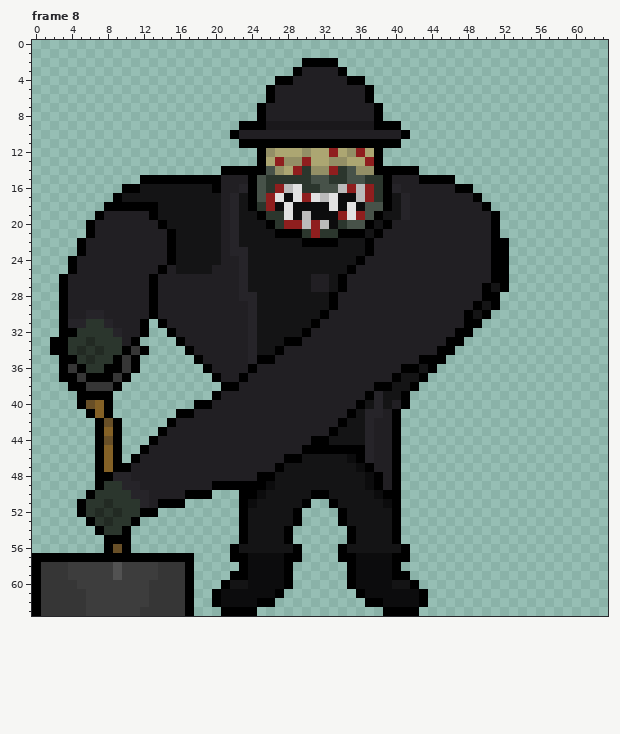
File history of a pixel-art file, Aseprite/GraveKeeper_Dig.aseprite. The first picture shows the starting point.
64x64 pixels, 10 frames. Colours within 5 levels of each other are drawn and written as one. Shown: frame 8. The commit also changed other frames, which this record leaves out.
And afterwards:
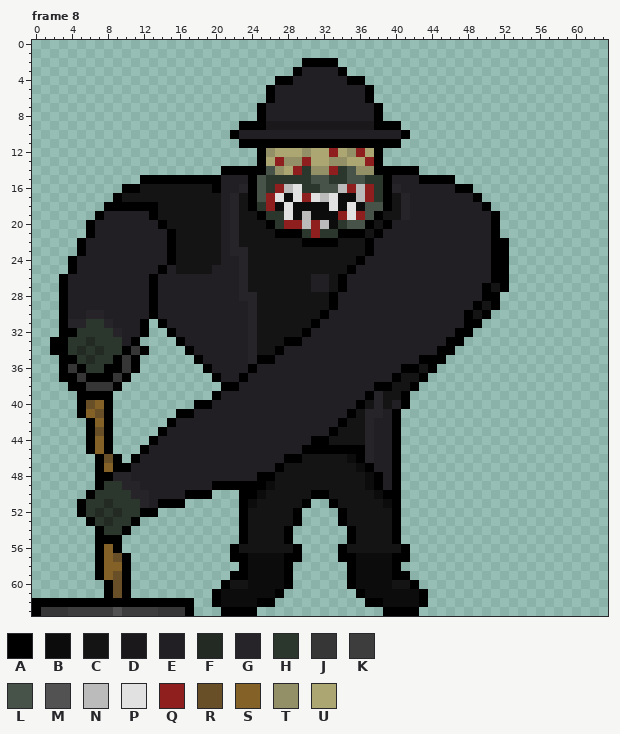
Palette (. is transparent): A #000000  B #0c0c0d  C #141415  D #1a181b  E #211f23  F #222a23  G #262429  H #2b362d  J #363636  K #3d3d3d  L #475249  M #525252  N #bbbbbb  P #e1e1e1  Q #8f1e1e  R #684f27  S #846126  T #938f66  U #aca672
Changes in this commit:
--- frame 8, layer "Shovel"
@@ x 3..11 @@
 40 ..ARSA...
-41 ...ASA...
-42 ....ARA..
-43 ....ASA..
-44 ....ARA..
-45 ....ASA..
-46 ....ASA.A
+41 ..ASRA...
+42 ...ASA...
+43 ...ARA...
+44 ...ASA...
+45 ...ASA...
+46 ....ARA.A
 47 ....ASAAE
@@ x 0..19 @@
 54 .......AHHA.........
-55 ........AAA.........
-56 ........ARA.........
-57 AAAAAAAAAAAAAAAAAA..
-58 AJJJKKKKKMKKKKJJJA..
-59 AJJJKKKKKMKKKKJJJA..
-60 AJJJJKKKKKKKKJJJJA..
-61 AJJJJJKKKKKKKJJJJA..
-62 AJJJJJKKKKKKKJJJJA..
-63 AJJJJJKKKKKKJJJJJA..
+55 .......AAA..........
+56 .......ASA..........
+57 .......ASRA.........
+58 .......ASSA.........
+59 .......ASRA.........
+60 ........ARA.........
+61 ........ARA.........
+62 AAAAAAAAAAAAAAAAAA..
+63 AJJJKKKKKMKKKKJJJA..
Changed places in both pictures, as pixel boxes (x1, y1, x2, y2):
changed: (77, 409, 122, 463)
changed: (32, 535, 194, 616)
